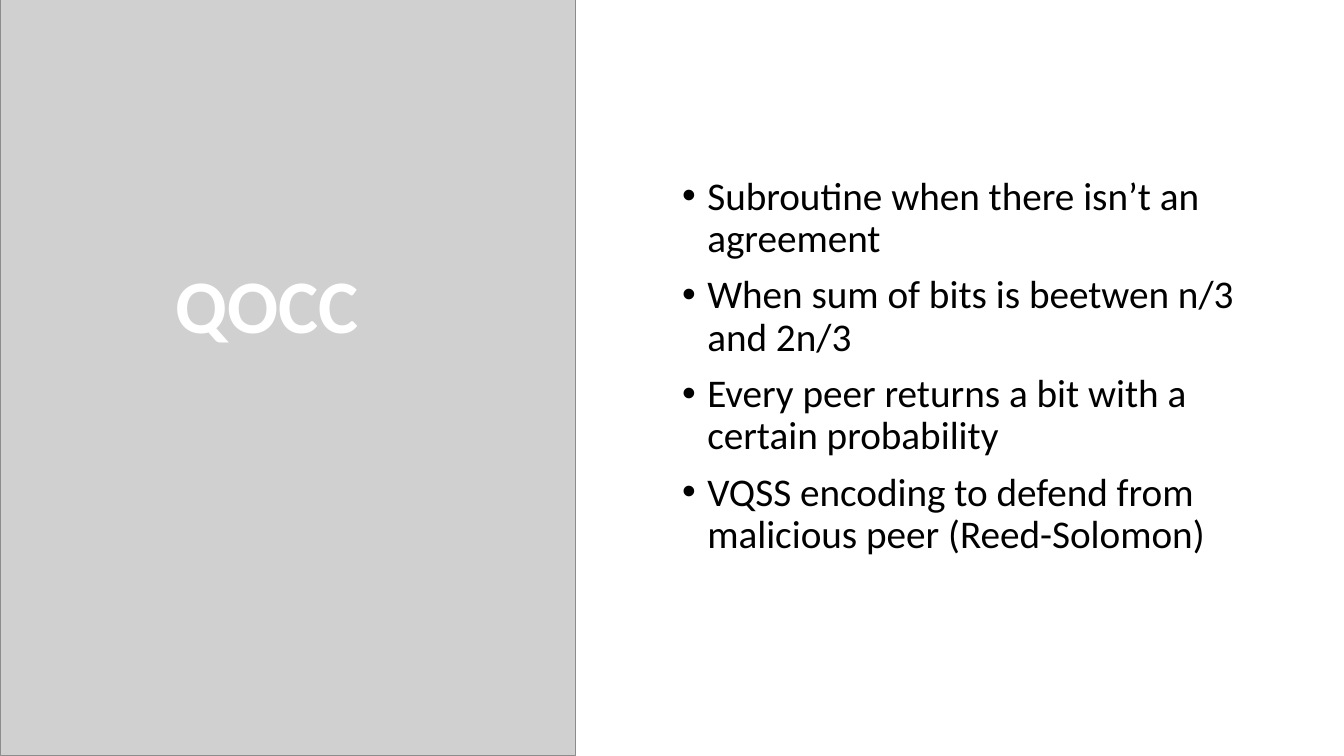
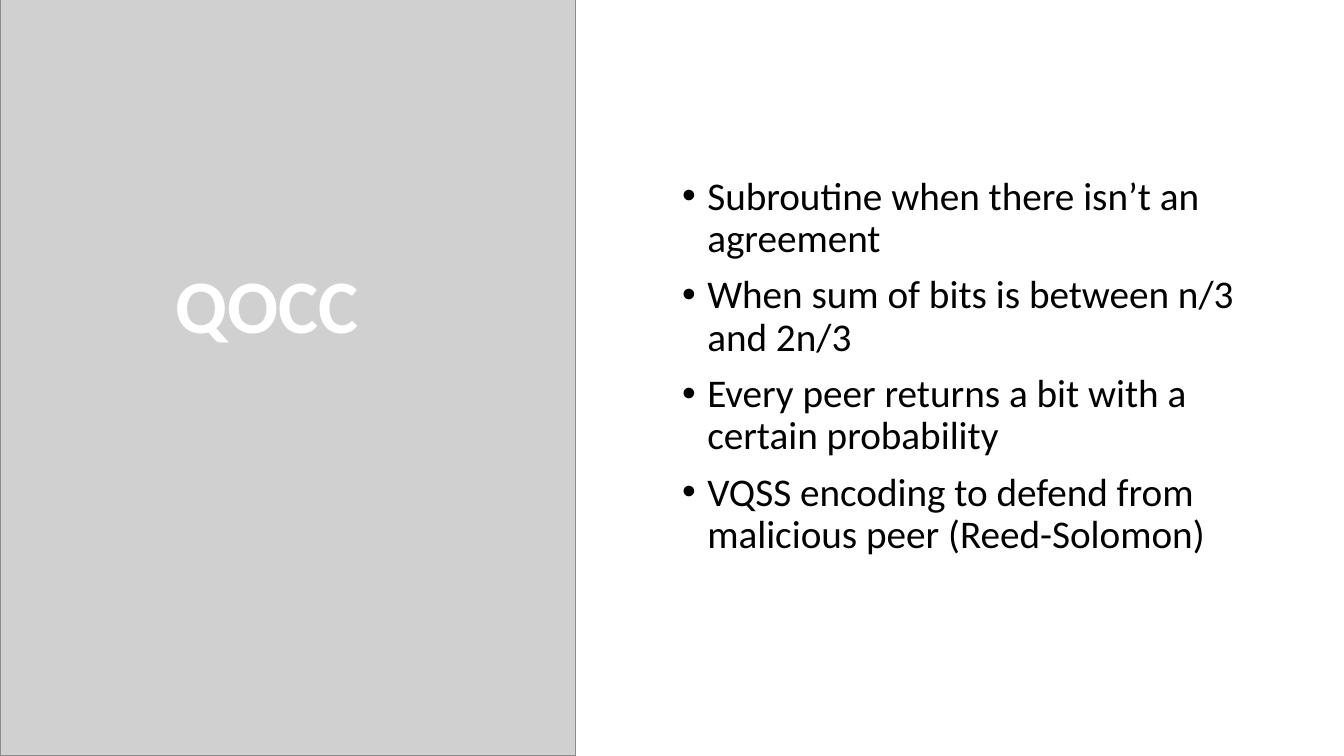
Before and after one commit to ado901/Quantum-Byzantine-Protocol, a slide deck: slide 4 of Fast Quantum Byzantine Agreement.pptx. Drawn at 1344x756 pixels with LibreOffice and Linux fonts; fonts in the diff are those of the drawing; grey boxes stand for pictures. Boxes give left, top, right and bottom in pixels: in the first picture for what was removed or moved away, otherwise in the second. Text is boxed around its words. In the diff, an @@ line names an element or a change of style, - is before the commit and + after.

```diff
--- a/Fast Quantum Byzantine Agreement.pptx
+++ b/Fast Quantum Byzantine Agreement.pptx
@@ text at box(707, 280, 1234, 353): text changed @@
-• When sum of bits is beetwen n/3 and 2n/3
+• When sum of bits is between n/3 and 2n/3
```
Also in this commit, not shown: 3 other slides changed, 1 slide added.
